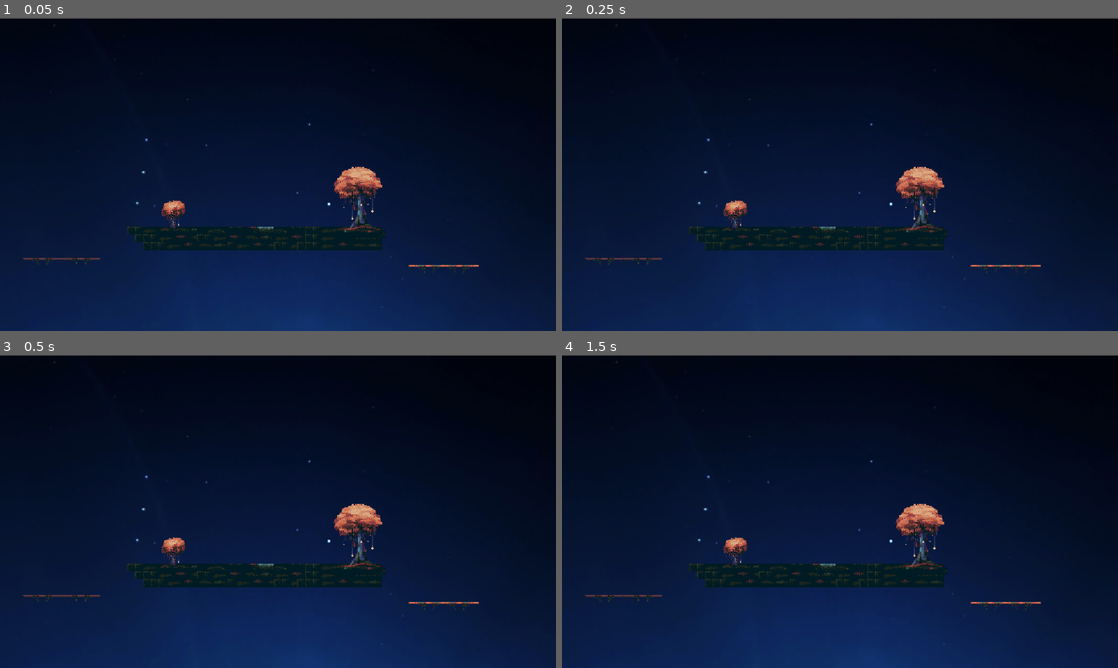
Above: before the commit, frames 1-4 (two rows, left to right).
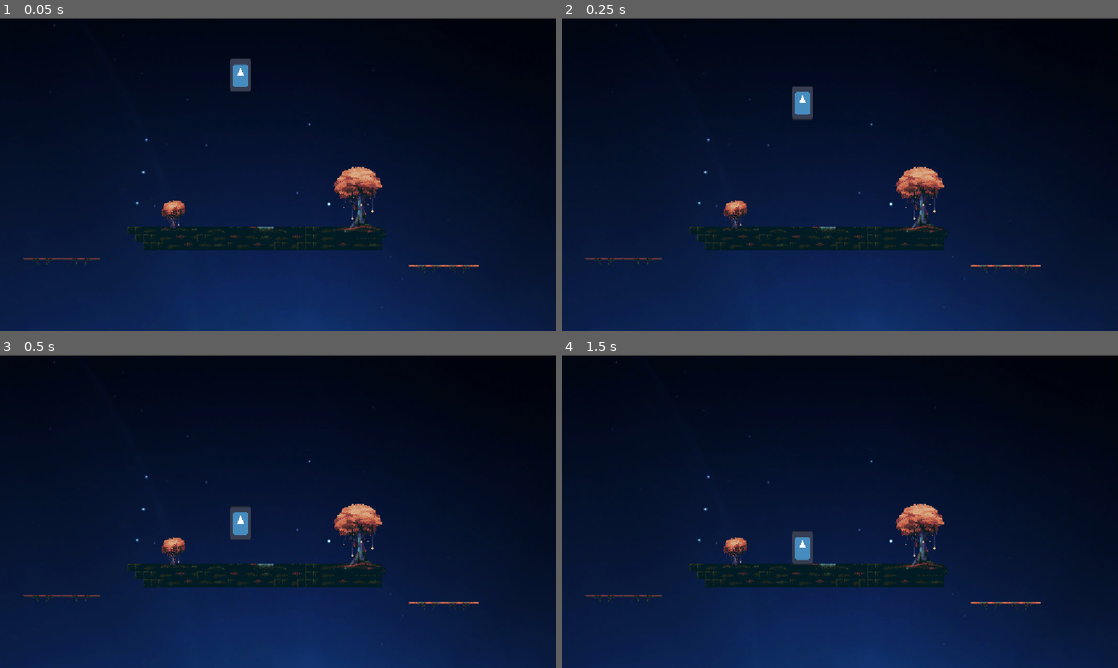
Above: after the commit, the same moments.

Repository: VanLeonardo/BouncyBrawl3000
Game: Godot game, scene res://scenes/levels/level_1.tscn
The game is run twice, just before and just after one commit, with the same random seed, the same clock (stepped at 60 frames per second) and the same inputs. The engine's default icon, where the game draws it, is replaced by a stand-in: a white triangle on a blue panel in a dark square.
Inputs:
- Up to frame 1 (0.05 s): no input
- Up to frame 2 (0.25 s): no input
- Up to frame 3 (0.5 s): no input
- Up to frame 4 (1.5 s): tap Enter at 1.25 s

The runs differ from the first frame. In frame 1, 0.4% of the frame differs, in the area x 41-46%, y 12-24%; in frame 2, 0.4%, in the area x 41-46%, y 21-33%; in frame 3, 0.4%; in frame 4, 0.4%.

Commit message:
Player(Basic)

Diff:
--- a/bouncy-brawl-3000/project.godot
+++ b/bouncy-brawl-3000/project.godot
@@ -24,6 +24,27 @@
 
 project/assembly_name="BouncyBrawl3000"
 
+[input]
+
+p1_left={
+"deadzone": 0.2,
+"events": [Object(InputEventKey,"resource_local_to_scene":false,"resource_name":"","device":16,"window_id":0,"alt_pressed":false,"shift_pressed":false,"ctrl_pressed":false,"meta_pressed":false,"pressed":false,"keycode":0,"physical_keycode":4194319,"key_label":0,"unicode":0,"location":0,"echo":false,"script":null)
+, Object(InputEventKey,"resource_local_to_scene":false,"resource_name":"","device":16,"window_id":0,"alt_pressed":false,"shift_pressed":false,"ctrl_pressed":false,"meta_pressed":false,"pressed":false,"keycode":0,"physical_keycode":65,"key_label":0,"unicode":0,"location":0,"echo":false,"script":null)
+]
+}
+p1_right={
+"deadzone": 0.2,
+"events": [Object(InputEventKey,"resource_local_to_scene":false,"resource_name":"","device":16,"window_id":0,"alt_pressed":false,"shift_pressed":false,"ctrl_pressed":false,"meta_pressed":false,"pressed":false,"keycode":0,"physical_keycode":68,"key_label":0,"unicode":0,"location":0,"echo":false,"script":null)
+, Object(InputEventKey,"resource_local_to_scene":false,"resource_name":"","device":16,"window_id":0,"alt_pressed":false,"shift_pressed":false,"ctrl_pressed":true,"meta_pressed":false,"pressed":false,"keycode":0,"physical_keycode":4194321,"key_label":0,"unicode":0,"location":0,"echo":false,"script":null)
+]
+}
+p1_up={
+"deadzone": 0.2,
+"events": [Object(InputEventKey,"resource_local_to_scene":false,"resource_name":"","device":16,"window_id":0,"alt_pressed":false,"shift_pressed":false,"ctrl_pressed":false,"meta_pressed":false,"pressed":false,"keycode":0,"physical_keycode":4194320,"key_label":0,"unicode":0,"location":0,"echo":false,"script":null)
+, Object(InputEventKey,"resource_local_to_scene":false,"resource_name":"","device":16,"window_id":0,"alt_pressed":false,"shift_pressed":true,"ctrl_pressed":false,"meta_pressed":false,"pressed":false,"keycode":0,"physical_keycode":87,"key_label":0,"unicode":0,"location":0,"echo":false,"script":null)
+]
+}
+
 [physics]
 
 3d/physics_engine="Jolt Physics"
--- a/bouncy-brawl-3000/scenes/entities/player.gd
+++ b/bouncy-brawl-3000/scenes/entities/player.gd
@@ -1 +1,27 @@
 extends CharacterBody2D
+
+@export var prefix: String = "p1_"
+@export var opponent: CharacterBody2D
+@export var speed: float = 250.0
+@export var jump_force: float = -650.0
+
+func _physics_process(delta: float) -> void:
+	# Gravity
+	if not is_on_floor():
+		velocity.y += 1800.0 * delta
+
+	# Ground controls
+	if is_on_floor():
+		# Auto-face opponent
+		if opponent:
+			$Visuals.scale.x = 1 if opponent.global_position.x > global_position.x else -1
+
+		# Crouch or Move/Jump
+		if Input.is_action_pressed(prefix + "down"):
+			velocity.x = 0.0
+		else:
+			velocity.x = Input.get_axis(prefix + "left", prefix + "right") * speed
+			if Input.is_action_just_pressed(prefix + "up"):
+				velocity.y = jump_force
+
+	move_and_slide()
--- a/bouncy-brawl-3000/scenes/entities/player.tscn
+++ b/bouncy-brawl-3000/scenes/entities/player.tscn
@@ -4,15 +4,19 @@
 [ext_resource type="Texture2D" uid="uid://bsra07drsr7yr" path="res://icon.svg" id="2_1ie0h"]
 
 [sub_resource type="CircleShape2D" id="CircleShape2D_58v82"]
-radius = 58.0
+radius = 18.248287
 
 [node name="Node2D" type="Node2D" unique_id=1439552503]
+position = Vector2(585, 68)
 
 [node name="Player" type="CharacterBody2D" parent="." unique_id=316495421]
 script = ExtResource("1_08t41")
 
 [node name="Sprite2D" type="Sprite2D" parent="Player" unique_id=893825004]
+position = Vector2(-41.5, -28.499998)
+scale = Vector2(0.3515625, 0.5546875)
 texture = ExtResource("2_1ie0h")
 
 [node name="CollisionShape2D" type="CollisionShape2D" parent="Player" unique_id=1589306962]
+position = Vector2(-42, -14)
 shape = SubResource("CircleShape2D_58v82")
--- a/bouncy-brawl-3000/scenes/levels/level_1.tscn
+++ b/bouncy-brawl-3000/scenes/levels/level_1.tscn
@@ -2,6 +2,7 @@
 
 [ext_resource type="Texture2D" uid="uid://6kvi7eib312d" path="res://Assets/Bg/Screenshot 2026-11-14 111304.png" id="1_hbghi"]
 [ext_resource type="Texture2D" uid="uid://8uxr8513ax8e" path="res://Assets/Bg/tileset.png" id="2_hn12h"]
+[ext_resource type="PackedScene" uid="uid://de7q6l4sfdtrk" path="res://scenes/entities/player.tscn" id="3_nsrm0"]
 
 [sub_resource type="TileSetAtlasSource" id="TileSetAtlasSource_ihfcg"]
 texture = ExtResource("2_hn12h")
@@ -78,3 +79,6 @@
 tile_set = SubResource("TileSet_wih8e")
 format = 2
 layer_0/tile_data = PackedInt32Array(1507374, 720896, 0, 1769510, 0, 9, 1835046, 0, 10, 1835052, 0, 10, 1769516, 0, 10, …(302 unchanged characters)…
+
+[node name="Node2D" parent="." unique_id=1439552503 instance=ExtResource("3_nsrm0")]
+position = Vector2(540, 144)
